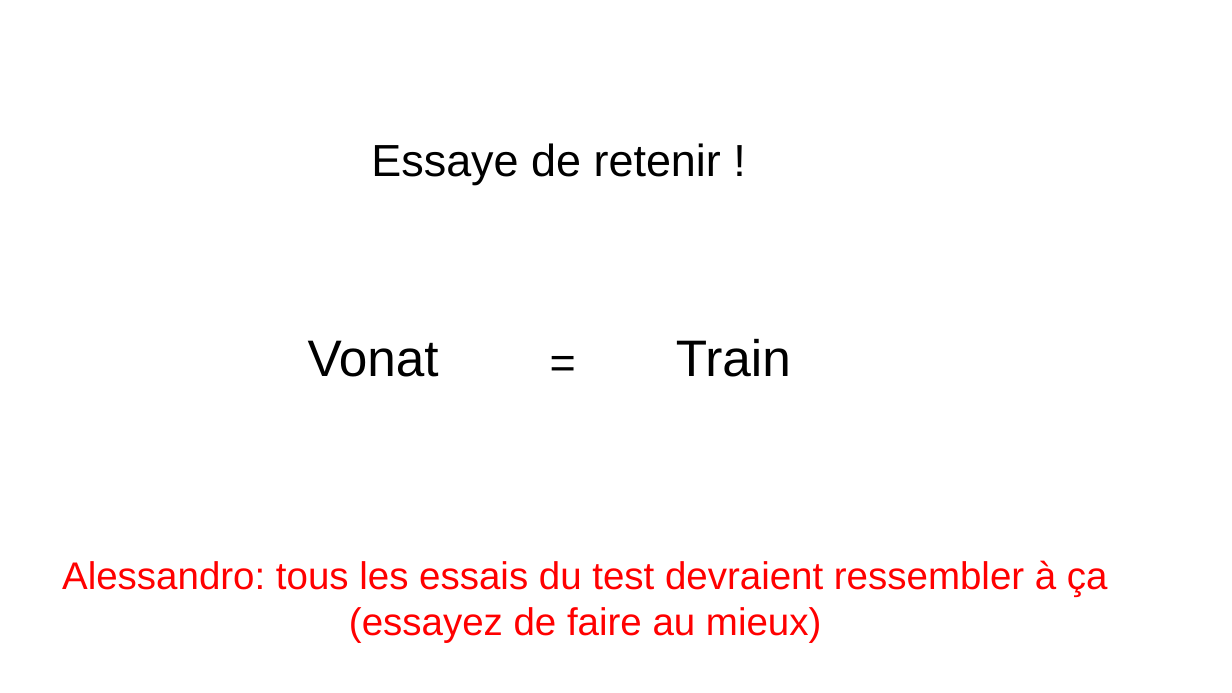
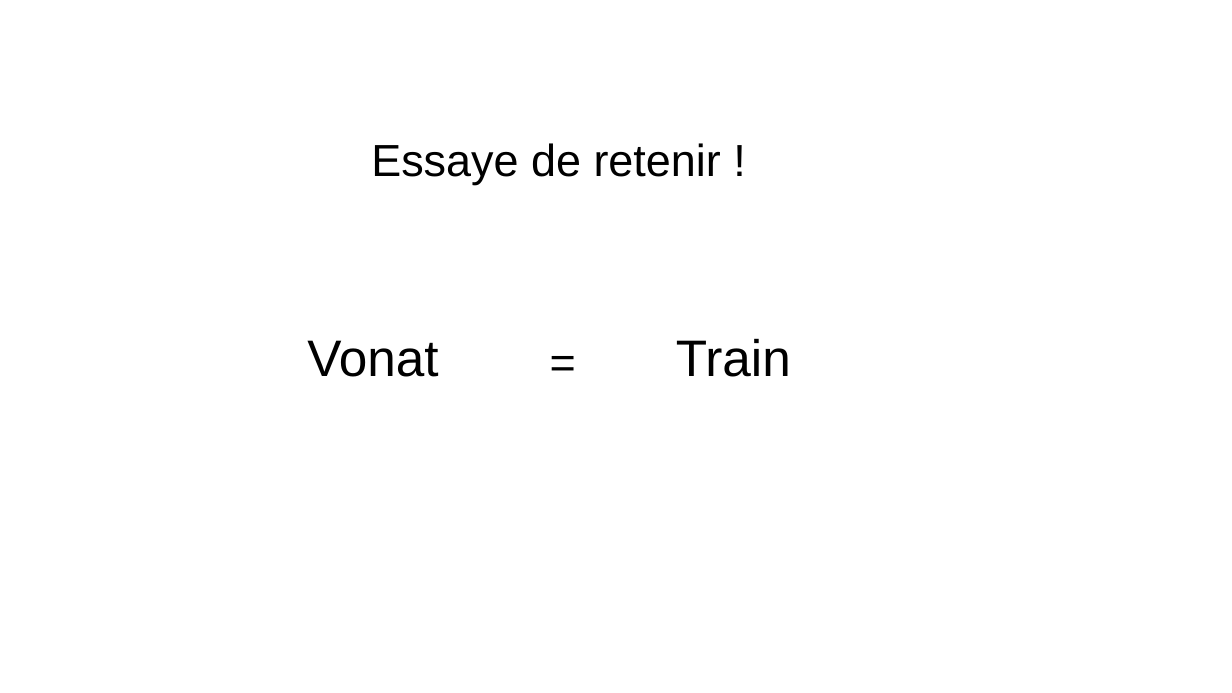
Before and after one commit to AlessandroCuozzo/Psycho, a slide deck: slide 6 of images/Images NEW.pptx. Drawn at 1232x693 pixels with LibreOffice and Linux fonts; fonts in the diff are those of the drawing. Boxes give left, top, right and bottom in pixels: in the first picture for what was removed or moved away, otherwise in the second. Text is boxed around its words. In the diff, an @@ line names an element or a change of style, - is before the commit and + after.

```diff
--- a/images/Images NEW.pptx
+++ b/images/Images NEW.pptx
@@ text removed at box(62, 560, 1108, 643) @@
-Alessandro: tous les essais du test devraient ressembler à ça
-(essayez de faire au mieux)
```
Also in this commit, not shown: 6 other slides changed, 1 slide added, 6 other files.
